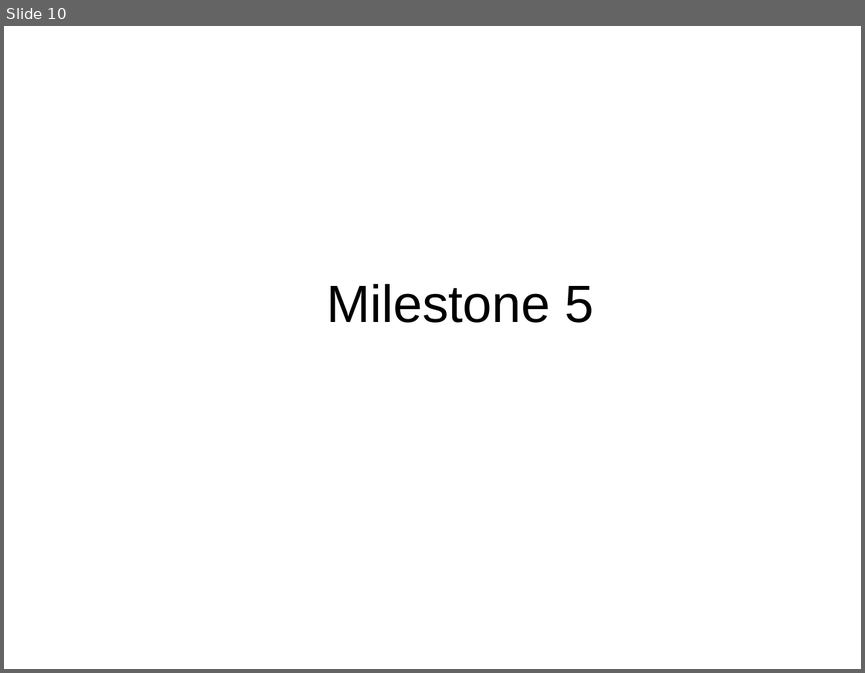
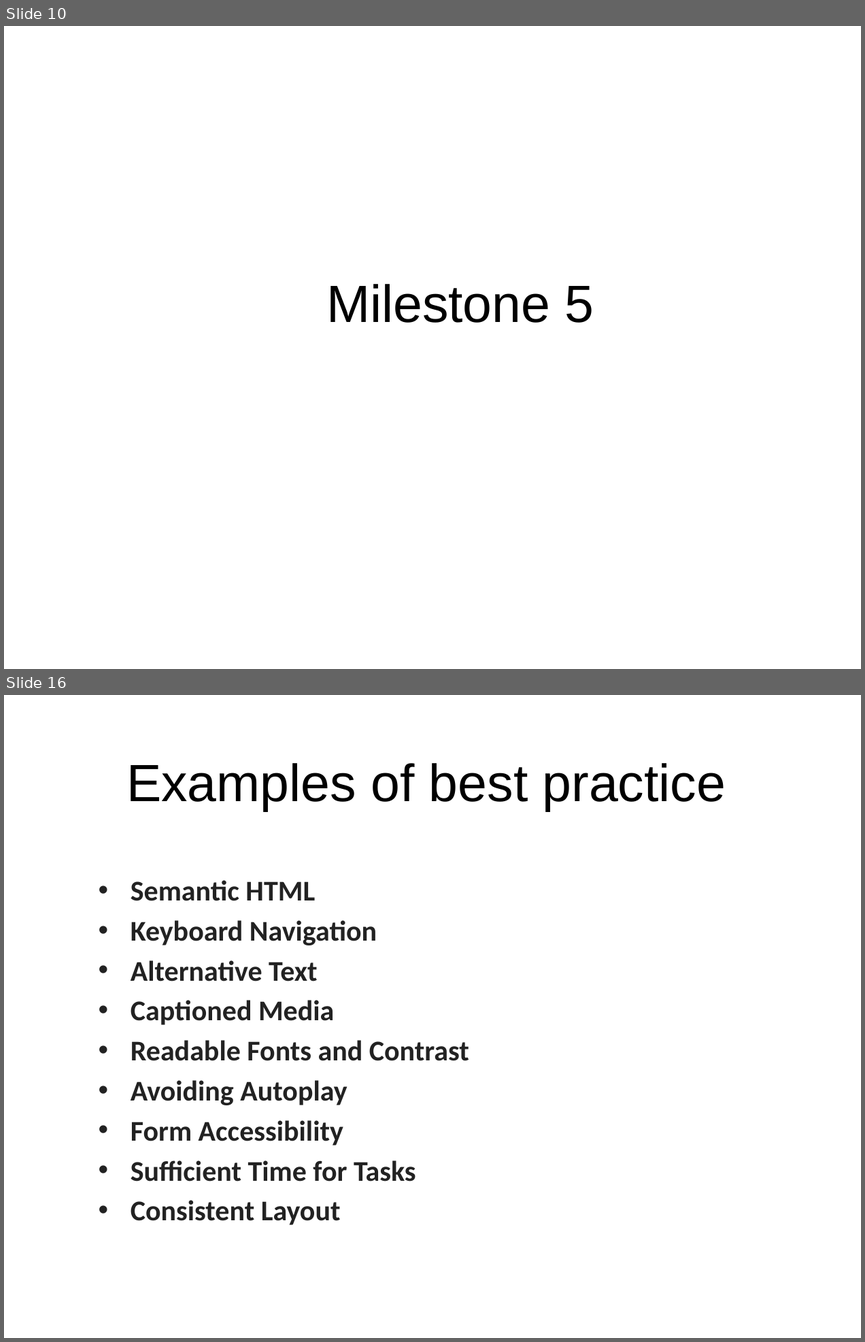
Before and after one commit to rcoon1/CST-391, a slide deck: Milestones/Milestone 6/Milestone6Rcoon.pptx. Shown one above the other, each under a label of ours: slide 10 before the commit, slides 10 and 16 after it; the slides between them are not shown. The pictures are 865x673 and 865x1342 pixels, drawn with LibreOffice and Linux fonts; fonts in the diff are those of the drawing; background and template pictures are left out. Boxes give left, top, right and bottom in pixels: in the first picture for what was removed or moved away, otherwise in the second. Text is boxed around its words. In the diff, an @@ line names an element or a change of style, - is before the commit and + after.

```diff
--- a/Milestones/Milestone 6/Milestone6Rcoon.pptx
+++ b/Milestones/Milestone 6/Milestone6Rcoon.pptx
@@ slide 16 added at (4, 695, 861, 1338), background picture (left out) @@
@@ title added at (126, 763, 725, 811), 44 pt, text #000000 @@
+Examples of best practice
@@ text added at (130, 880, 469, 1225), 24 pt, text #222222, bold @@
+• Semantic HTML
+• Keyboard Navigation
+• Alternative Text
+• Captioned Media
+• Readable Fonts and Contrast
+• Avoiding Autoplay
+• Form Accessibility
+• Sufficient Time for Tasks
+• Consistent Layout
```
Also in this commit, not shown: 7 slides changed, 2 other slides added, 1 slide removed, 1 other file.
